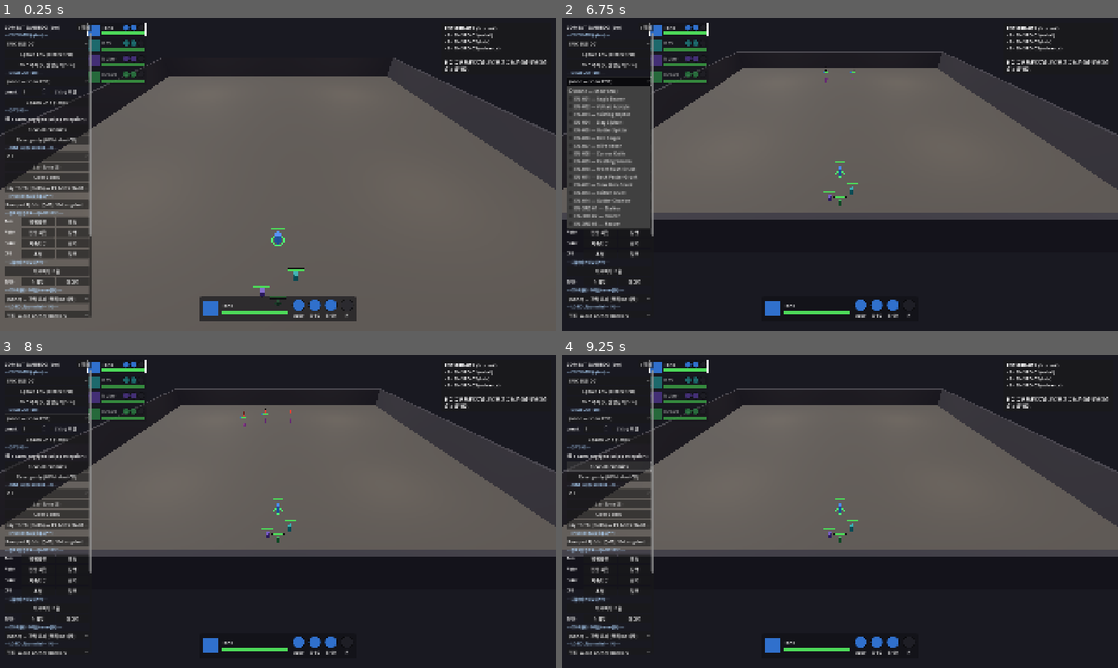
Above: before the commit, frames 1-4 (two rows, left to right).
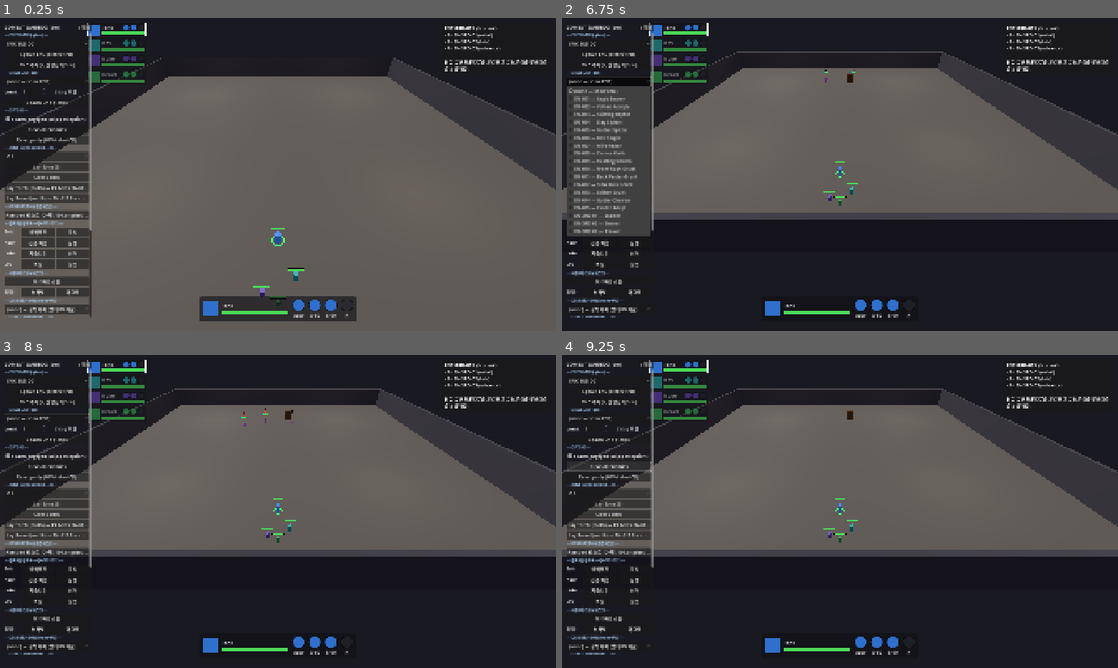
Above: after the commit, the same moments.

Repository: haepari1019/project_tdc_game
Game: Godot game, scene res://scenes/dev/combat_sandbox.tscn
Two runs of this game, one before a commit and one after it. Both use one fixed random seed, a clock stepped at 60 frames per second and the inputs below. This scene is started directly instead of the project's main scene.
Inputs (mouse positions are in pixels of both pictures, inside the frame that each line leads up to):
- Up to frame 1 (0.25 s): no input
- Up to frame 2 (6.75 s): click (606, 199) at 0.5 s, where only the run after the commit has a clickable "Lay Barrel (north) — EN-015 f…"; click "spawn engaged (skip perceptio…" at 1.25 s; click "spawn engaged (skip perceptio…" at 2 s; click "▾ 접기" at 2.75 s; click "▸ 펼치기" at 3.5 s; click "ENC-3RD-001" at 4.25 s; click "Spawn ENC (clears first)" at 5 s; click "ENC 추가 (+, 진영전 테스트)" at 5.75 s; click "(none — show ENC)" at 6.5 s
- Up to frame 3 (8 s): click "Third 진영" at 7.25 s
- Up to frame 4 (9.25 s): click "Spawn Unit (+add)" at 8 s; click "Clear all enemies" at 8.75 s

The runs differ from the first frame. In frame 1, 3.0% of the frame differs, in the area x 0-17%, y 55-96%; in frame 2, 1.7%; in frame 3, 2.1%; in frame 4, 2.1%.

Commit message:
feat(en-015,ab-053): 불 캐스터 EN-015 + AB-053 fire 통합 + 사물 상호작용 프로토콜/게이트
배럴 oil→fire 콤보용 불 적 신설 + 그 기반 인프라. 세 덩어리:

1. 사물 상호작용 프로토콜 확장 (F-021 §3.1.2):
   - ENEMY_USABLE_REQUIRED 계약 + ENEMY_USABLE_OBJECTS 코드 배열 레지스트리
     + object_smoke 게이트(부분구현 크래시 차단, ctx 게이트와 동형)
   - barrel enemy_usable(즉발형) + "interactable" 그룹
   - interaction_policy: priority(torch·항상 최우선) / opportunistic
     (배럴·'어쩌다': 우선순위↓ + 근처 usable + 확률 롤 + object_committed 완주)

2. AB-053 fire 적 통합 (DRIFT-082 fire subset — bolt/poison 다음 3번째):
   - skillbooks unified:true + abilities enemy_fire 스텁 + ability_roles 등재 + gate_kinds
   - resolve = 공유 sb_fire (unified 파이프라인 재활용, 신규 enemy_ai 경로 0)
   - sb_fire가 배럴 파괴+Oil 점화 내장 → EN-015가 배럴 근처 AB-053 시전 시
     RX-OIL-FIRE 콤보 자동(배럴 opportunistic 상호작용 불요)

3. 신규 EN-015 Cinder Adept (불 캐스터, 프로토타입):
   - enemies.json + id_registry + combat_sandbox "Lay Barrel" 버튼

enemy_fire enum·EN-015 스코프 = OPS_30 전파 후보(DRIFT-084). AB-053 적 거동
밸런스·telegraph 감각 = 캐스팅 패스 스킬단위 판정 대상(급조 아님).
ci_smoke 8/8(object_smoke 신설, ctx 파리티 46·role 25) + combat_sandbox 파스 PASS.

Co-Authored-By: Claude Opus 4.8 (1M context) <noreply@anthropic.com>

Diff:
--- a/data/slice01/abilities.json
+++ b/data/slice01/abilities.json
@@ -154,6 +154,12 @@
       "zone_deg": 60,
       "zone_radius_m": 4.0,
       "provoke_dur_s": 2.0
+    },
+    "AB-053": {
+      "kind": "enemy_fire",
+      "channel": true,
+      "cooldown_s": 5.0,
+      "unified": true
     },
     "IDA-020": {
       "kind": "shield_pulse",
--- a/data/slice01/enemies.json
+++ b/data/slice01/enemies.json
@@ -388,6 +388,34 @@
         "archetype": "SustainTrash",
         "bucket": "Specialist",
         "axis": "sustain",
+        "faction": "Monster",
+        "placement_affinity": "Fixed"
+      }
+    },
+    {
+      "enemy_id": "EN-015",
+      "role": "nuker",
+      "display_name": "Cinder Adept",
+      "pattern_ref": "PT-002",
+      "stats": {
+        "hp": 175,
+        "move_speed": 5.0,
+        "contact_damage": 10,
+        "attack_range_m": 9.0,
+        "attack_interval_s": 2.0
+      },
+      "basic_attack": "rom_trash_spit_poke",
+      "_role_note": "FireCaster (프로토타입 — SPEC_DRIFT). AB-053 작열 폭발(unified) → sb_fire가 배럴 파괴 + Oil 점화(RX-OIL-FIRE) 콤보. axis=fire(신규, drift). stats/basic = EN-005 캐스터 참조·재활용. spec 미정본.",
+      "abilities": [
+        {
+          "ref": "AB-053"
+        }
+      ],
+      "tags": {
+        "tier": "Trash",
+        "archetype": "NukerTrash",
+        "bucket": "Specialist",
+        "axis": "fire",
         "faction": "Monster",
         "placement_affinity": "Fixed"
       }
--- a/data/slice01/id_registry.json
+++ b/data/slice01/id_registry.json
@@ -42,6 +42,7 @@
     "EN-007",
     "EN-008",
     "EN-009",
+    "EN-015",
     "EN-3RD-01",
     "EN-3RD-02",
     "EN-3RD-03"
--- a/data/slice01/skillbooks.json
+++ b/data/slice01/skillbooks.json
@@ -239,6 +239,7 @@
     },
     {
       "base_ability_id": "AB-053",
+      "unified": true,
       "display_name": "작열 폭발",
       "equip_classes": [
         "DPS",
--- a/scripts/combat/abilities/ability_roles.gd
+++ b/scripts/combat/abilities/ability_roles.gd
@@ -37,6 +37,7 @@
 	"AB-010": {"kind": "enemy_poison",  "role": "threat",  "exec": "shared"},      # 독침 + DoT
 	"AB-039": {"kind": "spawn_zone",    "role": "threat",  "exec": "shared"},      # 독가스 존 (dps 8 — 유일한 피해 존)
 	"AB-041": {"kind": "enemy_cold",    "role": "threat",  "exec": "shared"},      # 빙결 볼트 + chill(부수)
+	"AB-053": {"kind": "enemy_fire",    "role": "threat",  "exec": "shared"},      # 작열 폭발(unified) + 배럴 파괴·Oil 점화(RX). EN-015 불 캐스터. DRIFT 프로토타입
 	"AB-106": {"kind": "enemy_execute", "role": "threat",  "exec": "shared"},      # 처형 (저HP x2 + 킬힐)
 
 	# ── ① 위협(threat) · hybrid (대시 딜리버리=ai, 피해=shared strike) ──
--- a/scripts/combat/combat_controller.gd
+++ b/scripts/combat/combat_controller.gd
@@ -874,6 +874,7 @@
 			unit.wake_policy = wake_policy
 			if bool(u.get("interacts_with_objects", false)):
 				unit.interacts_with_objects = true
+				unit.interaction_policy = String(u.get("interaction_policy", "priority"))  # priority(torch)/opportunistic(배럴)
 			unit.engaged = engaged
 			if engaged:
 				unit.engage_grace_s = COMBAT_EXIT_GRACE_S
--- a/scripts/combat/enemy_ai.gd
+++ b/scripts/combat/enemy_ai.gd
@@ -101,6 +101,22 @@
 # a held object DOES (e.g. a torch's throw) lives IN THE OBJECT — no per-object branch here.
 const OBJECT_SEEK_RADIUS_M := 16.0   # how far the enemy looks for a usable object
 const OBJECT_REACH_M := 1.6          # close enough to use it
+
+# enemy-usable object CONTRACT + REGISTRY (관측·게이트용, sb_ drop-in과 동형). 거동은 오브젝트가 소유.
+# 필수 = 모든 usable 오브젝트. held형(집어서 무기화)만 enemy_combat_tick(optional 훅)을 추가 구현.
+# 새 usable 오브젝트 = 여기 1줄 + 필수 2메서드 + "interactable" 그룹. object_smoke가 계약 충족 검증.
+const ENEMY_USABLE_REQUIRED := ["enemy_usable", "enemy_use"]
+const ENEMY_USABLE_HELD_HOOK := "enemy_combat_tick"
+const ENEMY_USABLE_OBJECTS := [
+	preload("res://scripts/world/objects/torch.gd"),    # held형 — 집어서 투척(정체성 = priority 정책)
+	preload("res://scripts/world/objects/barrel.gd"),   # 즉발형 — 부수기→oil(어쩌다 = opportunistic 정책)
+]
+
+# opportunistic 상호작용(배럴 부수기 등) — '어쩌다'만 발생시키는 게이트. priority(torch, 항상 최우선)와 달리
+# 우선순위를 낮추고(dash/cast 뒤) 근처 usable + 확률 롤을 통과할 때만 committed 상태로 완주(진동 방지).
+const OBJECT_OPP_CHANCE := 0.15         # 기회마다 결심 확률(어쩌다). 배럴 희소성이 저빈도를 더함
+const OBJECT_OPP_RECHECK_S := 1.5       # 롤 실패 후 재롤 간격(매 틱 롤 방지)
+const OBJECT_OPP_COOLDOWN_S := 8.0      # 완주(부순 뒤) 쿨
 
 # Camera damage feedback (피격, F-012). AB-DEFINED 스킬 피해만 — 평타·접촉뎀 제외.
 # trauma = (dmg/maxHP)*gain, 방향 킥 = 맞은 방향. 비조작 멤버 이벤트는 감쇄.
@@ -436,7 +452,10 @@
 		enemy.has_search = false                          # consumed into investigate_pos
 	# F-021 §3.1.2 object-priority: a flagged enemy uses nearby objects; a held object runs its
 	# OWN combat behavior (torch → throw). Falls back to normal combat with no usable object.
-	if enemy.interacts_with_objects and _try_object_interaction(enemy, target, has_los, delta):
+	# 정책별 우선순위 — priority(torch): 상호작용이 정체성 → 항상 최우선(여기서 처리·return).
+	# opportunistic(배럴): 우선순위 낮춤 → 아래 dash/cast 뒤에서 '어쩌다'만 발동.
+	if enemy.interacts_with_objects and enemy.interaction_policy == "priority" \
+			and _try_object_interaction(enemy, target, has_los, delta):
 		enemy.move_and_slide()
 		return
 	# Dash signature (AB-006/013): close the gap on the current target (backline for flankers).
@@ -457,6 +476,13 @@
 	# telegraphed, applied on resolve. ref: DEC-20260621-001.
 	if not enemy.winding and not enemy.dashing and has_los:
 		_try_cast_third(enemy, target, dist, has_los)
+	# opportunistic 오브젝트 상호작용(배럴 부수기) — priority(torch)와 달리 우선순위 낮음. dash/cast가
+	# 없을 때만, 근처 usable + 확률 롤 통과 시 committed로 완주('어쩌다'). 통과하면 이 틱을 소유·return.
+	if enemy.interacts_with_objects and enemy.interaction_policy == "opportunistic" \
+			and not enemy.winding and not enemy.dashing \
+			and _try_opportunistic_object(enemy, delta):
+		enemy.move_and_slide()
+		return
 	# Per-enemy engaged behavior (EN-AI-000 / PT-###): MOVEMENT is profile-specific
 	# (_engage_move owns velocity incl. ZERO = plant); the ATTACK gate below is shared —
 	# in range + LOS + off cooldown → strike, even while a kiter keeps backpedalling.
@@ -764,6 +790,41 @@
 	if Vector2(op.x - enemy.global_position.x, op.z - enemy.global_position.z).length() <= OBJECT_REACH_M:
 		obj.enemy_use(enemy)   # the object decides (torch → pick_up + set enemy.held_object)
 		enemy.velocity = Vector3.ZERO
+	else:
+		enemy.face_toward(op)
+		enemy.velocity = _nav_move(enemy, op, enemy.current_move_speed())
+	return true
+
+
+## opportunistic 오브젝트 상호작용('어쩌다') — priority(torch)와 달리 항상 하지 않는다. 게이트:
+## ① 이미 결심(committed)한 대상이 있으면 완주 ② 쿨 중이면 패스 ③ 근처 usable + 확률 롤 통과 시 결심.
+## committed 상태로 잠가 부술 때까지 완주 → 매 틱 롤로 '갔다 말았다' 진동하지 않는다.
+func _try_opportunistic_object(enemy: CharacterBody3D, delta: float) -> bool:
+	var obj = enemy.object_committed
+	if obj != null and is_instance_valid(obj) and obj.has_method("enemy_usable") and obj.enemy_usable():
+		return _drive_to_object(enemy, obj)          # 결심 대상 완주
+	enemy.object_committed = null
+	if enemy.object_interact_cd > 0.0:
+		enemy.object_interact_cd -= delta
+		return false                                 # 쿨 중 → 일반 교전
+	var near := _nearest_usable_object(enemy)
+	if near == null:
+		return false                                 # 근처에 usable 없음
+	if randf() > OBJECT_OPP_CHANCE:
+		enemy.object_interact_cd = OBJECT_OPP_RECHECK_S   # 롤 실패 → 짧은 재롤 간격
+		return false
+	enemy.object_committed = near                    # 결심 → 완주 시작
+	return _drive_to_object(enemy, near)
+
+
+## committed 오브젝트로 접근 → reach 시 enemy_use(즉발) → 쿨 걸고 해제. 아직 멀면 그쪽으로 이동.
+func _drive_to_object(enemy: CharacterBody3D, obj) -> bool:
+	var op: Vector3 = obj.global_position
+	if Vector2(op.x - enemy.global_position.x, op.z - enemy.global_position.z).length() <= OBJECT_REACH_M:
+		obj.enemy_use(enemy)                         # 즉발(배럴 부수기 → oil). held형이면 여기서 held 설정
+		enemy.velocity = Vector3.ZERO
+		enemy.object_committed = null
+		enemy.object_interact_cd = OBJECT_OPP_COOLDOWN_S   # 완주 후 쿨
 	else:
 		enemy.face_toward(op)
 		enemy.velocity = _nav_move(enemy, op, enemy.current_move_speed())
@@ -1472,7 +1533,7 @@
 ## passes. The chosen signature's cooldown is reset in _begin_enemy_attack when it's committed.
 func _select_enemy_ability(enemy: CharacterBody3D) -> Dictionary:
 	# Signature kinds that fire as a "special attack" through the attack gate (need in-range + LOS).
-	var gate_kinds := ["enemy_charge", "enemy_splash", "enemy_hex", "enemy_melee", "enemy_stun", "enemy_poison", "enemy_cold", "enemy_execute"]
+	var gate_kinds := ["enemy_charge", "enemy_splash", "enemy_hex", "enemy_melee", "enemy_stun", "enemy_poison", "enemy_cold", "enemy_fire", "enemy_execute"]
 	for ab in enemy.abilities:
 		if typeof(ab) != TYPE_DICTIONARY:
 			continue
--- a/scripts/combat/enemy_unit.gd
+++ b/scripts/combat/enemy_unit.gd
@@ -88,7 +88,10 @@
 # F-021 §3.1.2 object-priority: this enemy seeks + uses nearby enemy-usable objects. A held
 # object runs its OWN combat behavior (e.g. torch → throw); held_object is set by the object.
 var interacts_with_objects: bool = false
+var interaction_policy: String = "priority"   # priority(torch·항상 최우선) / opportunistic(배럴·어쩌다)
 var held_object: Node = null
+var object_committed: Node = null             # opportunistic: 현재 부수러 가는 대상(진동 방지)
+var object_interact_cd: float = 0.0           # opportunistic: 다음 기회까지 쿨(완주/롤실패 후)
 # F-028 교전 진영 — 다른 진영끼리 적대(3세력 ↔ 일반 몬스터 ↔ 파티 실시간 교전). 기본 Dungeon.
 # loot는 누가 죽이든 드롭(F-028 clearsRoomLoot:false — 3세력이 정리해도 플레이어 파밍 비차단).
 var faction: String = "Dungeon"
--- a/scripts/dev/combat_sandbox.gd
+++ b/scripts/dev/combat_sandbox.gd
@@ -13,6 +13,7 @@
 const EnemyInfo := preload("res://scripts/ui/enemy_info.gd")              # 12시 적 케릭시트(클릭 인스펙트, 게임 parity)
 const HazardZone := preload("res://scripts/world/hazards/hazard_zone.gd")  # S3b zone media (test laying)
 const Torch := preload("res://scripts/world/objects/torch.gd")  # ENT-TORCH — PAT-003 EN-010 bearer test
+const Barrel := preload("res://scripts/world/objects/barrel.gd")  # ENT-BARREL — EN-015 fire caster combo test
 const AimMarker := preload("res://scripts/ui/aim_marker.gd")              # 지면-타겟 서브 조준(던전 parity)
 const AimController := preload("res://scripts/run/controllers/aim_controller.gd")
 const SelectionController := preload("res://scripts/run/controllers/selection_controller.gd")
@@ -397,6 +398,10 @@
 	torch_btn.text = "Lay Torch (north) — PAT-003 EN-010 test"
 	torch_btn.pressed.connect(_on_lay_torch)
 	box.add_child(torch_btn)
+	var barrel_btn := Button.new()
+	barrel_btn.text = "Lay Barrel (north) — EN-015 fire combo test"
+	barrel_btn.pressed.connect(_on_lay_barrel)
+	box.add_child(barrel_btn)
 
 	# --- RAMPART (투사체 delivery 흡수 테스트, DRIFT-059) — 앞에 벽 + 북쪽 적 + Q/E 로드아웃 세팅 ---
 	box.add_child(_section("RAMPART (투사체 흡수 테스트)"))
@@ -661,6 +666,15 @@
 	_status.text = "Torch laid @ north — spawn ENC-PAT-003 (dormant) + 접근 → EN-010 픽업/투척"
 
 
+## Lay a breakable oil barrel (north). A fire caster (EN-015, AB-053) whose AoE catches the barrel
+## breaks it → Oil pool → ignites (RX-OIL-FIRE). ENT-BARREL (F-027). sb_fire owns break+ignite.
+func _on_lay_barrel() -> void:
+	var b := Barrel.new()
+	b.position = _map.get_deep_spawn_position("SANDBOX") + Vector3(-2.0, 0.0, 0.0)
+	_map.add_child(b)
+	_status.text = "Barrel laid @ north — EN-015(불 캐스터) 소환 → AB-053 시전이 배럴 파괴+Oil 점화(RX-OIL-FIRE) 콤보"
+
+
 ## Projectile delivery test (DRIFT-059 Phase 1) — faction-correct: an ENEMY-owned Rampart blocks the
 ## player's shot (your own wall would NOT — RP-02). Q = AB-034 (your own wall: your shots PASS through),
 ## E = AB-056 Longshot (delivery=projectile). Aim E through the ENEMY wall → absorbed (blue flash);
--- a/scripts/world/objects/barrel.gd
+++ b/scripts/world/objects/barrel.gd
@@ -16,7 +16,24 @@
 
 func _ready() -> void:
 	add_to_group("destructible")
+	add_to_group("interactable")   # 적이 seek 가능(enemy_usable) — F-021 §3.1.2
 	_build()
+
+
+# --- enemy-usable object protocol (F-021 §3.1.2) — 즉발형(INSTANT). torch(held형)와 달리 enemy_use가
+# 즉시 부수고 held_object를 설정하지 않으므로 enemy_combat_tick(held 거동)은 구현하지 않는다(optional 훅).
+# 거동 로직은 오브젝트가 소유(enemy AI는 제네릭하게 호출만). ref: enemy_ai.ENEMY_USABLE_OBJECTS. ---
+
+## 적이 seek + 사용 가능한가(안 부서졌으면). 구현 = "적이 나를 쓸 수 있다" opt-in.
+func enemy_usable() -> bool:
+	return not _broken
+
+
+## 적이 도달 → 즉발 파괴(oil pool 생성). held 안 함 → 다음 틱 적은 일반 교전 복귀.
+func enemy_use(_enemy: Node3D) -> void:
+	if _broken:
+		return
+	_break()   # 재사용(기존 파괴 경로) → oil pool. RX-OIL-FIRE는 불 소스가 닿을 때 별도 점화.
 
 
 ## Damaged by AoE skills (ability_dispatch). Breaks at 0 HP → oil pool.
--- /dev/null
+++ b/tools/object_smoke.gd
@@ -0,0 +1,32 @@
+extends SceneTree
+## Enemy-usable object protocol smoke (F-021 §3.1.2) — enemy_ai.ENEMY_USABLE_OBJECTS 레지스트리의 각
+## 스크립트가 필수 계약(enemy_usable·enemy_use)을 구현하는지 검증한다. GDScript는 ctx처럼 덕타이핑이라
+## 부분구현(enemy_usable만 있고 enemy_use 없음)이 컴파일에 안 잡히고 런타임에서 throw → 이 게이트가 선제
+## 차단(방금 ctx 파리티 게이트와 동형). held형(집어서 무기화)만 enemy_combat_tick(optional 훅)을 추가.
+## Run: GODOT --headless --path . --script res://tools/object_smoke.gd
+
+var _ok := true
+
+
+func _initialize() -> void:
+	var AI = load("res://scripts/combat/enemy_ai.gd")
+	var reg: Array = AI.ENEMY_USABLE_OBJECTS
+	_chk("레지스트리 비어있지 않음", reg.size() > 0)
+	for scr in reg:
+		var nm := String(scr.resource_path).get_file()
+		var obj = scr.new()
+		for m in AI.ENEMY_USABLE_REQUIRED:
+			_chk("%s 필수 계약 .%s()" % [nm, m], obj.has_method(m))
+		# held형(enemy_combat_tick 有)이면 집어서 무기화, 없으면 즉발형(배럴 부수기). 둘 다 유효.
+		var held: bool = obj.has_method(AI.ENEMY_USABLE_HELD_HOOK)
+		_chk("%s 모델 판별(%s)" % [nm, "held" if held else "즉발"], true)
+		if obj is Node:
+			obj.free()
+	print("OBJECT SMOKE " + ("PASSED" if _ok else "FAILED"))
+	quit(0 if _ok else 1)
+
+
+func _chk(label: String, cond: bool) -> void:
+	print(("  ok   " if cond else "  FAIL ") + label)
+	if not cond:
+		_ok = false
Not shown, added: tools/object_smoke.gd.uid
Not shown, changed: docs/SPEC_DRIFT.md
Not shown, changed: tools/ci_smoke.sh
